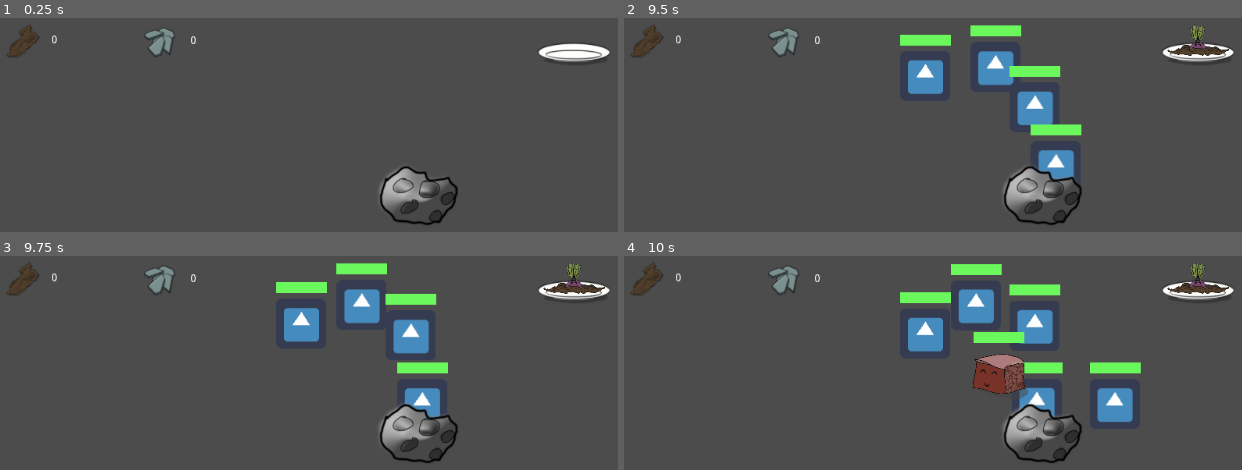
Above: before the commit, frames 1-4 (two rows, left to right).
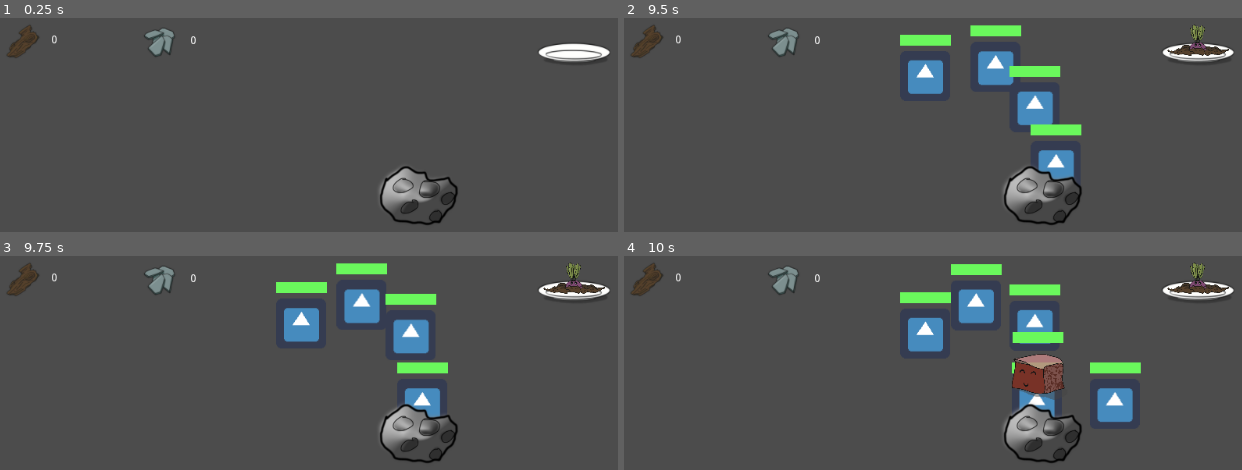
Above: after the commit, the same moments.

Repository: 1501-Intro-To-Game-Design/1501-final-project-2022-the-team-that-is-going-to-kill-thanos
Game: Godot game, scene res://Scenes/LevelScenes/Level1.tscn
The game is run twice, just before and just after one commit, with the same random seed, the same clock (stepped at 60 frames per second) and the same inputs. This scene is started directly instead of the project's main scene. The engine's default icon, where the game draws it, is replaced by a stand-in: a white triangle on a blue panel in a dark square.
Inputs (mouse positions are in pixels of both pictures, inside the frame that each line leads up to):
- Up to frame 1 (0.25 s): no input
- Up to frame 2 (9.5 s): tap Enter at 0.5 s; move the mouse to (1198, 56) at 0.52 s; click (1198, 56) at 0.67 s; tap Space at 1.25 s; move the mouse to (1198, 86) at 1.27 s; click (1198, 86) at 1.42 s; move the mouse to (1075, 133) at 2.02 s; click (1075, 133) at 2.17 s; move the mouse to (outside the picture) at 2.77 s; click (outside the picture) at 2.92 s; move the mouse to (outside the picture) at 3.52 s; click (outside the picture) at 3.67 s; move the mouse to (759, 165) at 4.27 s; click (759, 165) at 4.42 s; move the mouse to (outside the picture) at 5.02 s; click (outside the picture) at 5.17 s; move the mouse to (877, 118) at 5.77 s; click (877, 118) at 5.92 s; move the mouse to (1174, 212) at 6.52 s; click (1174, 212) at 6.67 s; move the mouse to (outside the picture) at 7.27 s; click (outside the picture) at 7.42 s; move the mouse to (1075, 133) at 8.02 s; click (1075, 133) at 8.17 s; move the mouse to (outside the picture) at 8.77 s; click (outside the picture) at 8.92 s
- Up to frame 3 (9.75 s): move the mouse to (outside the picture) at 9.52 s; click (outside the picture) at 9.67 s
- Up to frame 4 (10 s): no input

Frames 1-3 are identical in both runs. In frame 4, 3.1% of the frame differs, in the area x 56-72%, y 35-68%.

Commit message:
Revert "Improved(?) But Broken Combat Interactions"

Diff:
--- a/Garden Guardians/Scripts/Tower.gd
+++ b/Garden Guardians/Scripts/Tower.gd
@@ -16,8 +16,6 @@
 export(PackedScene) var projectileScene
 export(PackedScene) var morsalScene
 var tower = 0 #defult
-
-var morselPositions = [false, false, false, false]
 
 #this holds all info about the towers, format is [tower family (0-3 is fruits, 4-8 is morsals, etc )][INFO]
 #list false or 0 or null as aproperite when not relivent (itll get ignored anyways)
@@ -66,25 +64,16 @@
 
 func make_Baby():
 	var morsel = morsalScene.instance()
-	morsel.homeTower = self
 	get_parent().add_child(morsel)
 
-	if(not morselPositions[0]): #Does this ever happen?
-		morsel.position = $ShootPoint.get_global_position() + Vector2(-60, -15) #in the future replace this with (go to the neerest point on the path)
-		morsel.morselNum = 0
-		morselPositions[0] = true
-	elif(not morselPositions[1]):
-		morsel.position = $ShootPoint.get_global_position() + Vector2(-10, -10) #in the future replace this with (go to the neerest point on the path)
-		morsel.morselNum = 1
-		morselPositions[1] = true
-	elif(not morselPositions[2]):
-		morsel.position = $ShootPoint.get_global_position() + Vector2(40, -10) #in the future replace this with (go to the neerest point on the path)
-		morsel.morselNum = 2
-		morselPositions[2] = true
-	elif(not morselPositions[3]):
-		morsel.position = $ShootPoint.get_global_position() + Vector2(90, -5) #in the future replace this with (go to the neerest point on the path)
-		morsel.morselNum = 3
-		morselPositions[3] = true
+	if(babies == 0):
+		morsel.position = $ShootPoint.get_global_position() + Vector2(-10, -15) #in the future replace this with (go to the neerest point on the path)
+	elif(babies == 1):
+		morsel.position = $ShootPoint.get_global_position() + Vector2(0, -10) #in the future replace this with (go to the neerest point on the path)
+	elif(babies == 2):
+		morsel.position = $ShootPoint.get_global_position() + Vector2(10, -10) #in the future replace this with (go to the neerest point on the path)
+	elif(babies == 3):
+		morsel.position = $ShootPoint.get_global_position() + Vector2(-10, -5) #in the future replace this with (go to the neerest point on the path)
 
 
 func _on_Range_area_entered(area):
--- a/Garden Guardians/Scripts/Unit.gd
+++ b/Garden Guardians/Scripts/Unit.gd
@@ -16,8 +16,6 @@
 export var max_speed = 50
 var current_speed = 0
 var moving = false;
-var homeTower
-var morselNum
 
 # Called when the node enters the scene tree for the first time.
 func _ready():
@@ -78,9 +76,6 @@
 	if(current_health - dmg <= 0):
 		attacker.inCombat = false
 		attacker.get_node("Attack").stop()
-		if self.is_in_group("Morsels"):
-			homeTower.babies -= 1
-			homeTower.morselPositions[morselNum] = false
 	change_health(-1 * dmg)
 
 func change_health(change):
